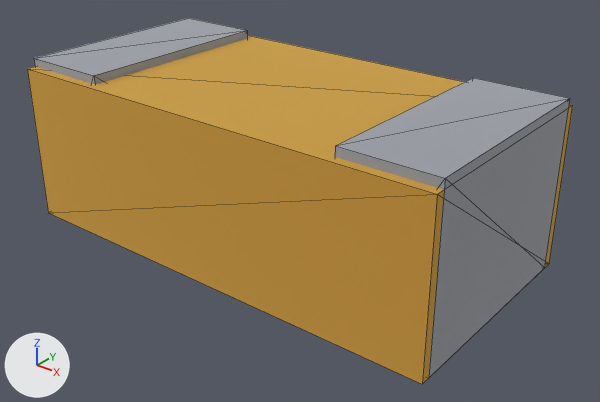
Before and after pictures for a commit that changed the glTF model parts/led-0603/led-0603.glb.
Rendered twice from a 50 mm camera at (0.001645, -0.001969, 0.001381) aimed at (0.00008, -0.000012, 0.000168). Arrows for +X, +Y and +Z are at lower left; the lights stay in place. The older version comes first. Mesh edges are drawn as thin lines. Where no turn or scale is listed for an object, it has been applied to the vertices. Vertices at exactly the same position are counted once.

In view in the first picture: 'Mesh_1', 'body'.
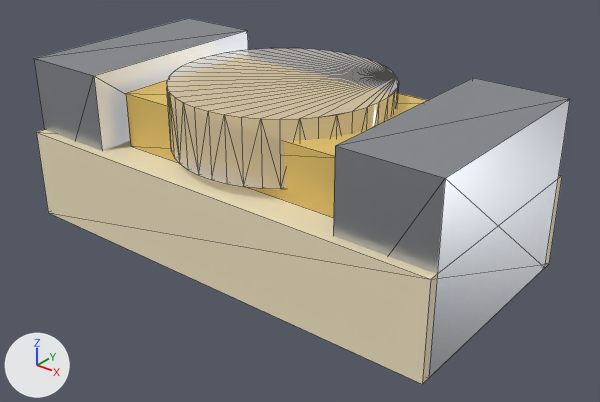
What differs and where, as boxes [x1, y1, x2, y2] in the pictures (600 x 402 px):
'body', recoloured, surface changed, moved, rescaled: before [27, 35, 573, 384]; after [126, 80, 427, 218]
'Mesh_1', recoloured, surface changed: [34, 18, 570, 377] in both
'Mesh_0', added (beige): after [37, 130, 562, 384]
'Mesh_2', added: after [167, 48, 399, 189]

What changed in the scene script:
```text
Change mat_mat_0:
    mat_mat_0.metallic: 1.0 -> 0.0
    mat_mat_0.base_color: (0.807, 0.558, 0.144) -> (0.896, 0.791, 0.552)  # yellow #e8c56a -> beige #f3e6c4
    mat_mat_0.roughness: 1.0 -> 0.52
Change mat_mat_1:
    mat_mat_1.metallic: 1.0 -> 0.0
    mat_mat_1.base_color: (0.558, 0.578, 0.617) -> (0.807, 0.558, 0.144)  # light grey #c5c8ce -> yellow #e8c56a
    mat_mat_1.roughness: 1.0 -> 0.52
Add mat_mat_3:
    mat_mat_3 = principled_material('mat_3')
    mat_mat_3.base_color = (0.558, 0.578, 0.617)  # light grey #c5c8ce
    mat_mat_3.metallic = 1.0
    mat_mat_3.roughness = 0.36
Add mat_mat_2:
    mat_mat_2 = principled_material('mat_2')
    mat_mat_2.base_color = (0.93, 0.913, 0.888)  # white #f7f5f2
    mat_mat_2.roughness = 0.08
    mat_mat_2.alpha = 0.35
Change me_mesh_0:
    used by ob_body; location = (0.0, 0.0, 0.000275)
    remove me_mesh_0.from_pydata(...)  # 8 vertices, 12 faces; spans x -0.0008..0.0008, y -0.0004..0.0004, z -0.00028..0.00028
    remove me_mesh_0.materials.append(mat_mat_0)  # yellow #e8c56a
    add me_mesh_0.from_pydata(...)  # 8 vertices, 12 faces; spans x -0.00044..0.00044, y -0.00028..0.00028, z -0.00009..0.00009
    me_mesh_0 part 1: the whole mesh is scaled about its middle by (0.55, 0.7, 0.34)
    add me_mesh_0.materials.append(mat_mat_1)  # yellow #e8c56a
Change me_mesh_1:
    where me_mesh_1.from_pydata(...)  # 16 vertices, 24 faces; spans x -0.00016..0.00144, y -0.00037..0.00037, z -0.00029..0.00029
    remove me_mesh_1.materials.append(mat_mat_1)  # light grey #c5c8ce
    add me_mesh_1.materials.append(mat_mat_3)  # light grey #c5c8ce
Add me_mesh_2:
    me_mesh_2.from_pydata(...)  # a 42-sided cylinder along z spanning x -0.000368..0.000368, y -0.000367..0.000367, z -0.000108..0.000108
    me_mesh_2.materials.append(mat_mat_2)  # white #f7f5f2
Add me_mesh_0_1:
    me_mesh_0_1.from_pydata(...)  # a box spanning x -0.0008..0.0008, y -0.0004..0.0004, z -0.00016..0.00016
    me_mesh_0_1.materials.append(mat_mat_0)  # beige #f3e6c4
Change ob_body:
    ob_body.location: (0.0, 0.0, 0.000275) -> (0.0, 0.0, 0.000413)
Add ob_mesh_2:
    ob_mesh_2 = bpy.data.objects.new('Mesh_2', me_mesh_2)
    ob_mesh_2.location = (0.0, 0.0, 0.000464)
Add ob_mesh_0:
    ob_mesh_0 = bpy.data.objects.new('Mesh_0', me_mesh_0_1)
    ob_mesh_0.location = (0.0, 0.0, 0.00016)
```
